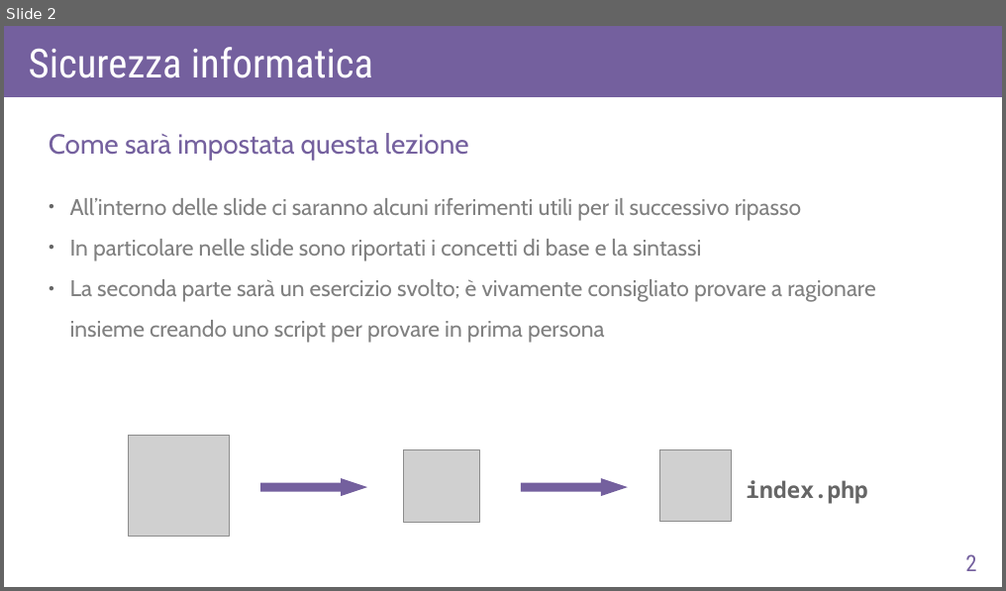
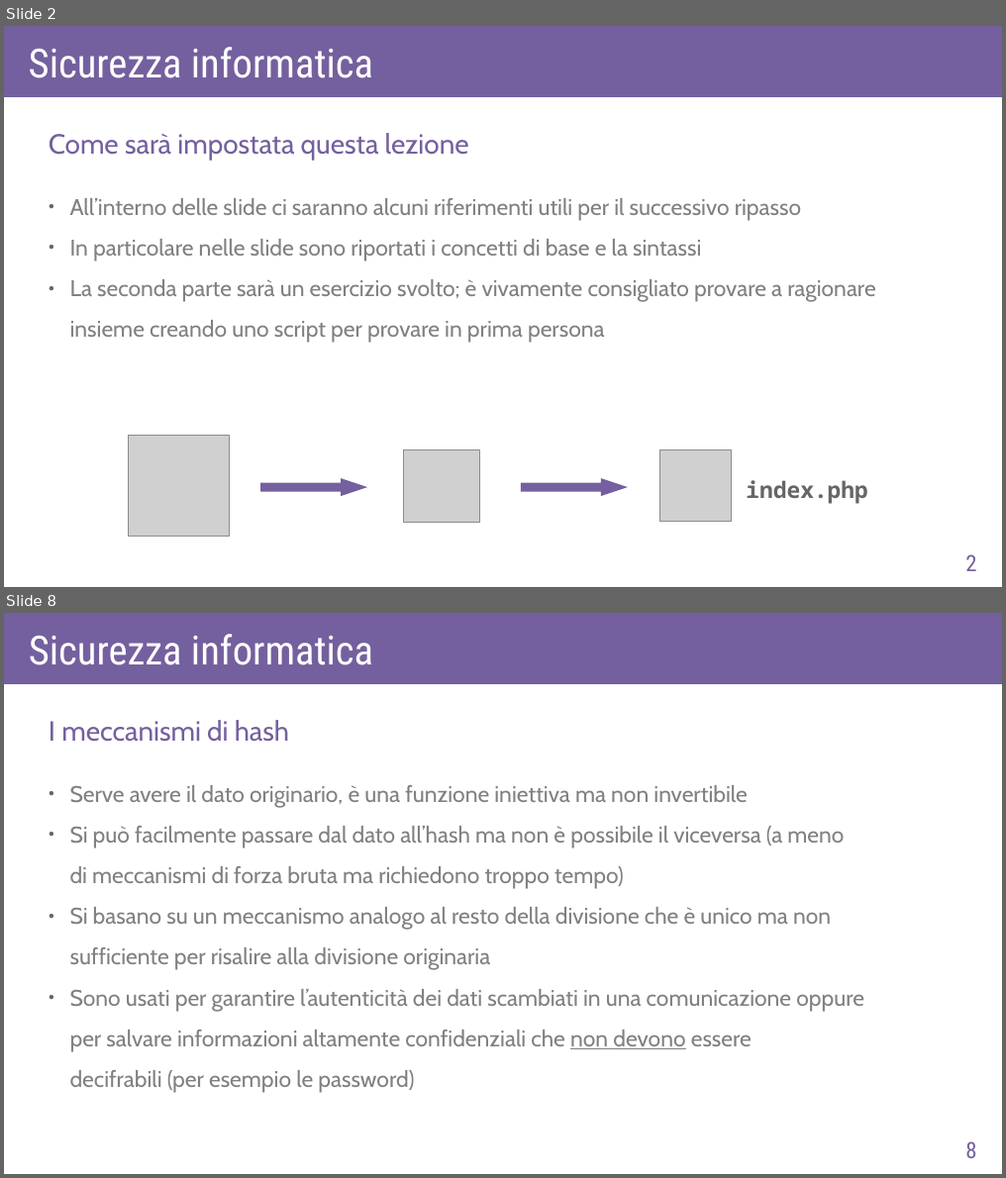
Before and after one commit to AlexF1789/corsoPHP, a slide deck: slide_odp/lez8.odp. Shown one above the other, each under a label of ours: slide 2 before the commit, slides 2 and 8 after it; the slides between them are not shown. The pictures are 1006x591 and 1006x1178 pixels, drawn with LibreOffice and Linux fonts; fonts in the diff are those of the drawing; grey boxes stand for pictures. Boxes give left, top, right and bottom in pixels: in the first picture for what was removed or moved away, otherwise in the second. Text is boxed around its words. In the diff, an @@ line names an element or a change of style, - is before the commit and + after.

```diff
--- a/slide_odp/lez8.odp
+++ b/slide_odp/lez8.odp
@@ slide 8 added at <box>4,613,1002,1174</box>, background #FFFFFF @@
@@ rectangle added at <box>4,613,1002,684</box>, fill #74609E @@
@@ text added at <box>29,634,373,665</box>, 32 pt, text #FFFFFF @@
+Sicurezza informatica
@@ text added at <box>49,720,289,742</box>, 22 pt, text #74609E @@
+I meccanismi di hash
@@ text added at <box>70,785,864,1093</box>, 18 pt, text #808080 @@
+● Serve avere il dato originario, è una funzione iniettiva ma non invertibile
+● Si può facilmente passare dal dato all’hash ma non è possibile il viceversa (a meno
+  di meccanismi di forza bruta ma richiedono troppo tempo)
+● Si basano su un meccanismo analogo al resto della divisione che è unico ma non
+  sufficiente per risalire alla divisione originaria
+● Sono usati per garantire l’autenticità dei dati scambiati in una comunicazione oppure
+  per salvare informazioni altamente confidenziali che non devono essere
+  decifrabili (per esempio le password)
@@ page number added at <box>965,1142,976,1158</box>, 18 pt, text #74609E @@
+8
```
Also in this commit, not shown: 9 other slides added, 1 slide removed, 32 other files.
